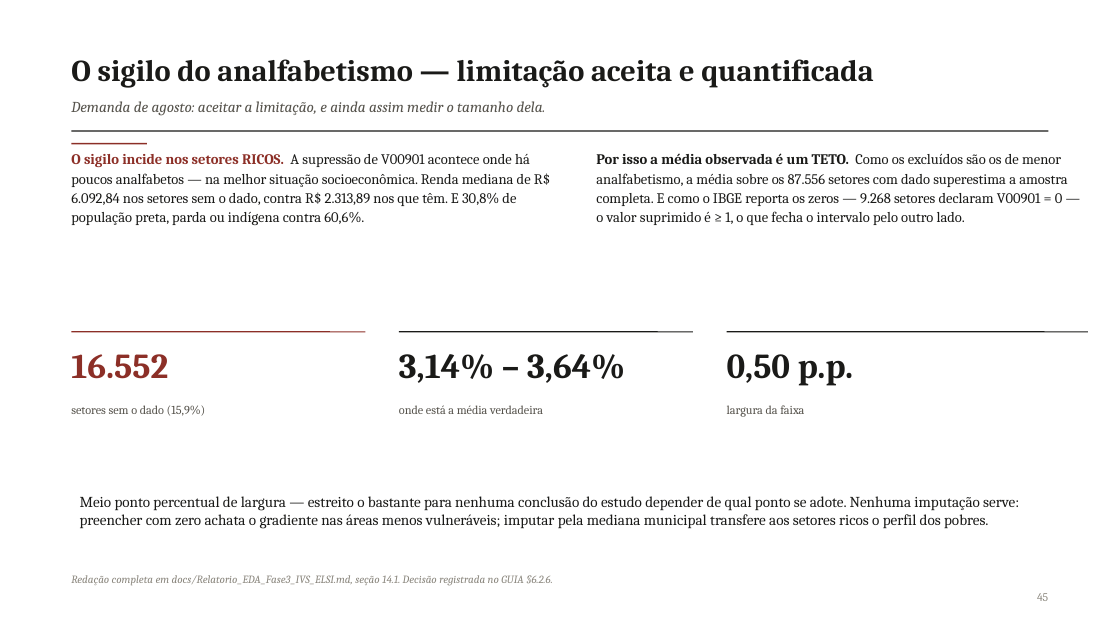
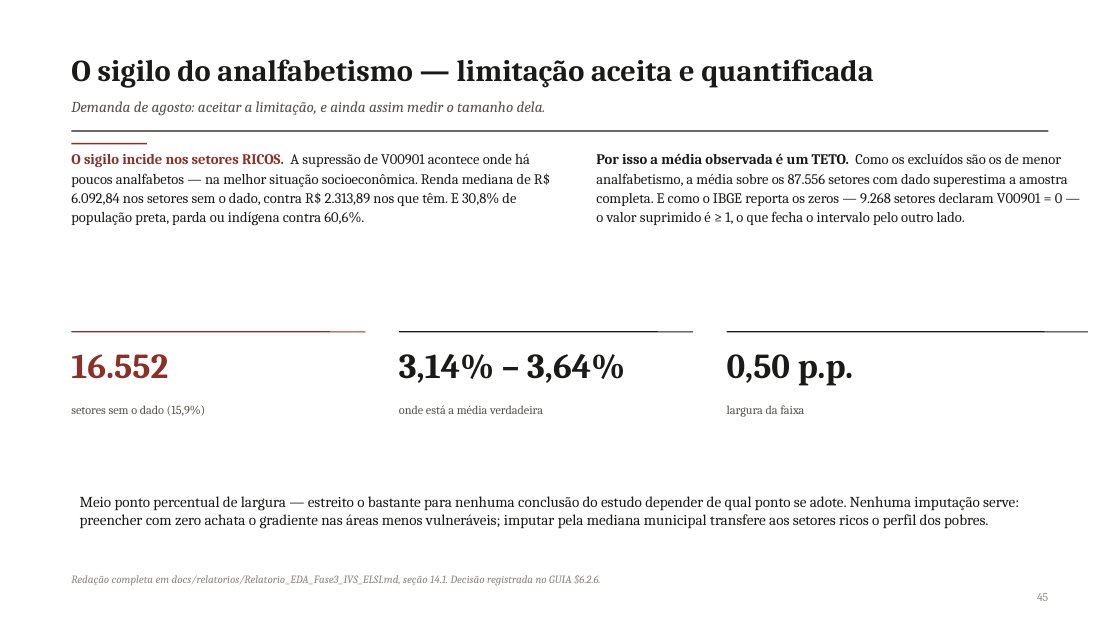
Before and after one commit to pedrinndias/Projeto_IVS_Censo, a slide deck: slide 45 of docs/Apresentacoes_IVS/complementos/EDA_Central_IVS_2026-09_rev2.pptx. Drawn at 1120x630 pixels with LibreOffice and Linux fonts; fonts in the diff are those of the drawing. Boxes give left, top, right and bottom in pixels: in the first picture for what was removed or moved away, otherwise in the second. Text is boxed around its words. In the diff, an @@ line names an element or a change of style, - is before the commit and + after.

Commit message:
docs(EDA-Central): corrige caminho do relatório citado no slide 45
Item 8.2 da Fase A do prompt NB05. O slide 45 citava
'docs/Relatorio_EDA_Fase3_IVS_ELSI.md', caminho anterior à reorganização de
docs/ em subpastas; o arquivo está hoje em docs/relatorios/. O gerador
(scripts/gerar_deck_eda_central.js:708) já tinha o caminho certo — só o deck
avulso, gerado antes da correção do script, ficou desatualizado.

Não regerado: o gerador hoje produz um deck-base de 47 slides, bem diferente
do rev2 de 51 slides (specific da 2ª rodada, sem-extremo). Corrigido só o
texto do slide 45 por run.text, no deck existente. Validado sem erros novos
pelo validador OOXML da skill pptx contra o HEAD anterior.

```diff
--- a/docs/Apresentacoes_IVS/complementos/EDA_Central_IVS_2026-09_rev2.pptx
+++ b/docs/Apresentacoes_IVS/complementos/EDA_Central_IVS_2026-09_rev2.pptx
@@ text at (x1=71, y1=575, x2=600, y2=586): text changed @@
-Redação completa em docs/Relatorio_EDA_Fase3_IVS_ELSI.md, seção 14.1. Decisão registrada no GUIA §6.2.6.
+Redação completa em docs/relatorios/Relatorio_EDA_Fase3_IVS_ELSI.md, seção 14.1. Decisão registrada no GUIA §6.2.6.
```
